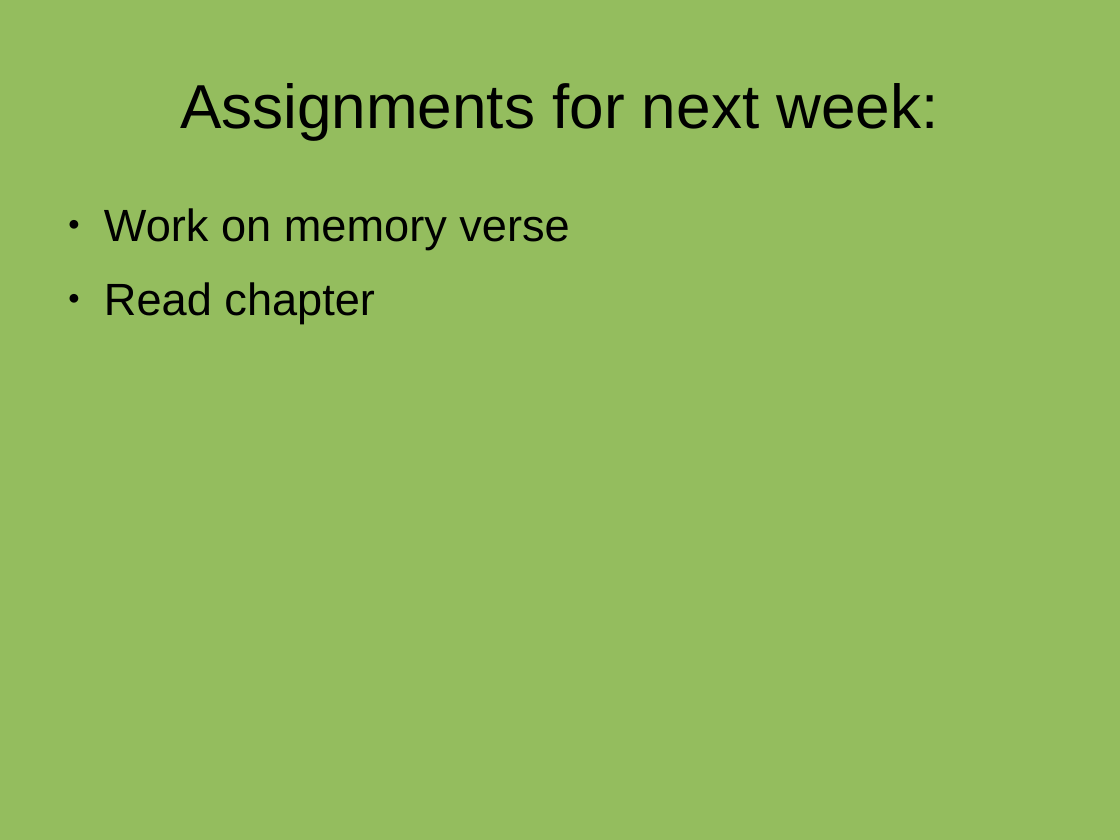
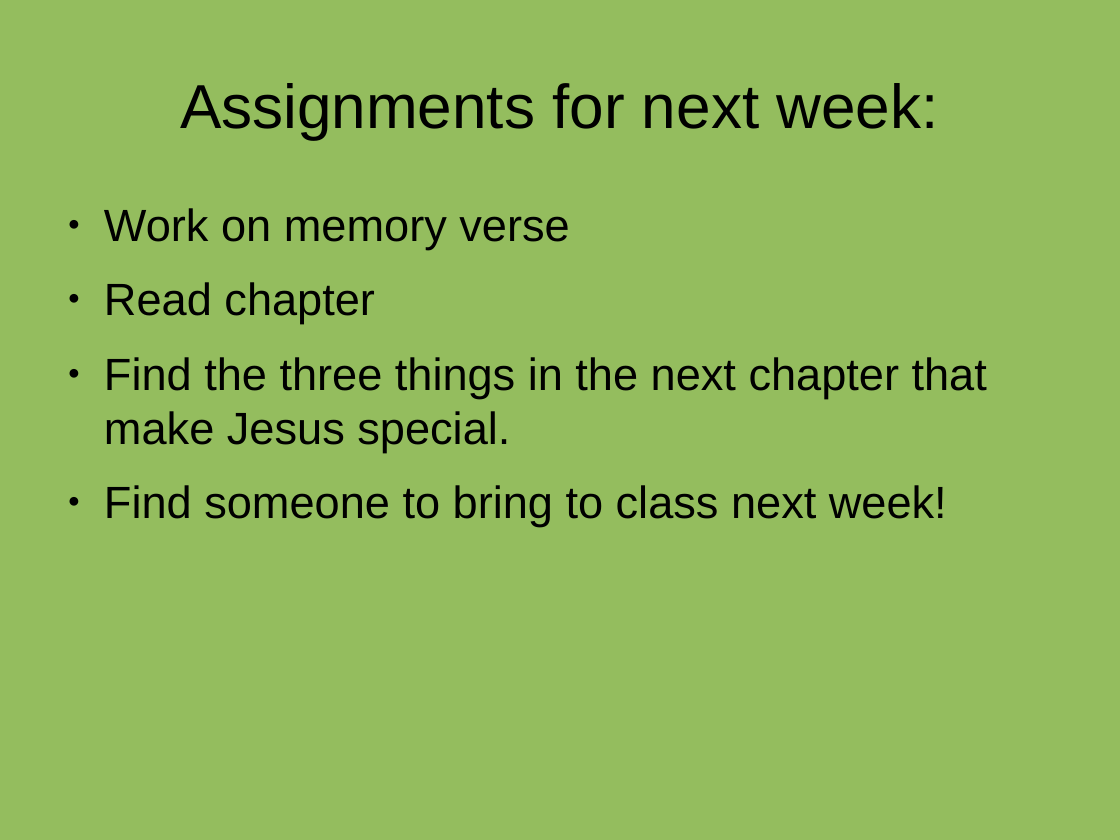
Before and after one commit to qrprat77/sunday_nite_class, a slide deck: slide 7 of sunday_nite_chapter_three.odp (slide 5 before the commit). Drawn at 1120x840 pixels with LibreOffice and Linux fonts; fonts in the diff are those of the drawing. Boxes give left, top, right and bottom in pixels: in the first picture for what was removed or moved away, otherwise in the second. Text is boxed around its words. In the diff, an @@ line names an element or a change of style, - is before the commit and + after.

Commit message:
Final presentation for lesson on chapter 3

```diff
--- a/sunday_nite_chapter_three.odp
+++ b/sunday_nite_chapter_three.odp
@@ text at (104, 357, 987, 527): paragraphs added @@
+● Find the three things in the next chapter that make Jesus special.
+● Find someone to bring to class next week!
```
Also in this commit, not shown: 2 slides added, 3 other files.
